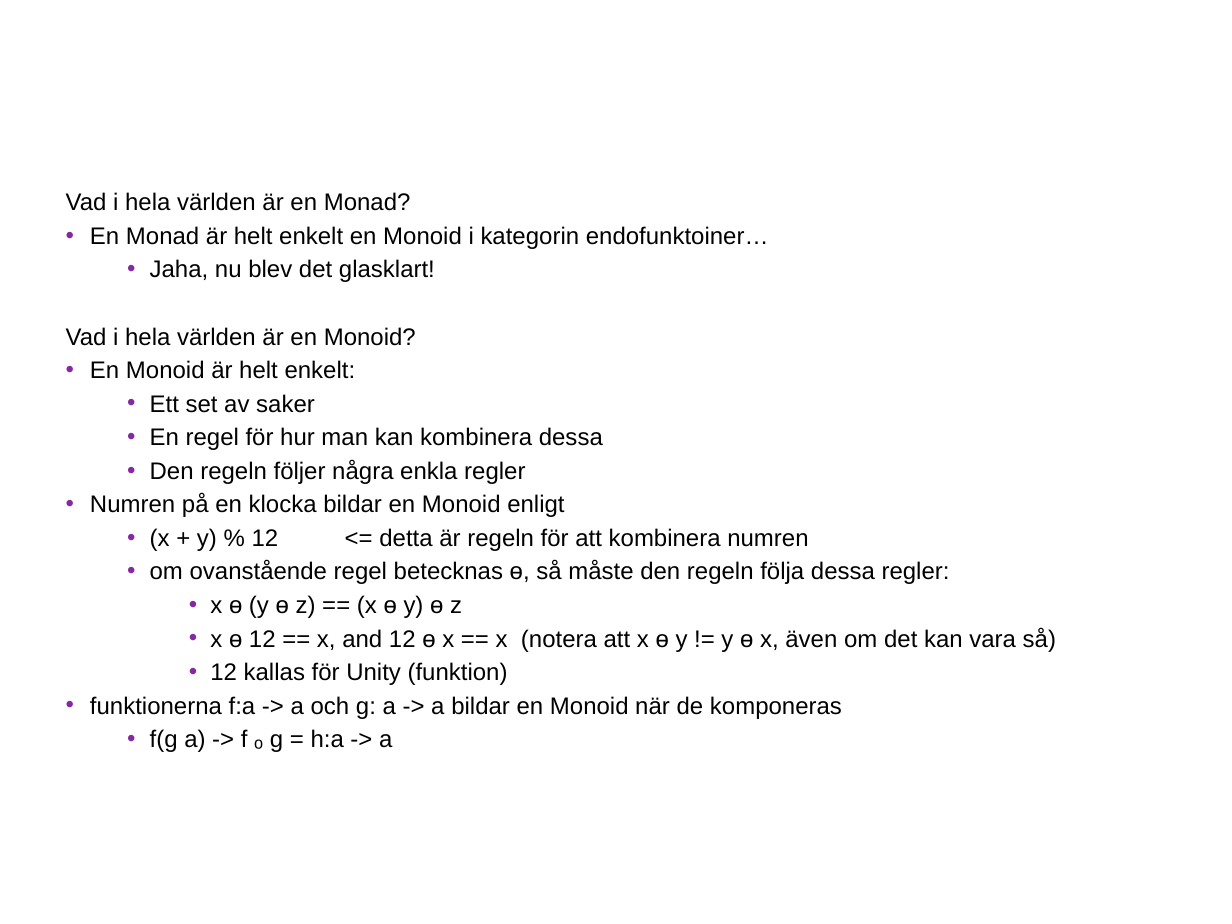
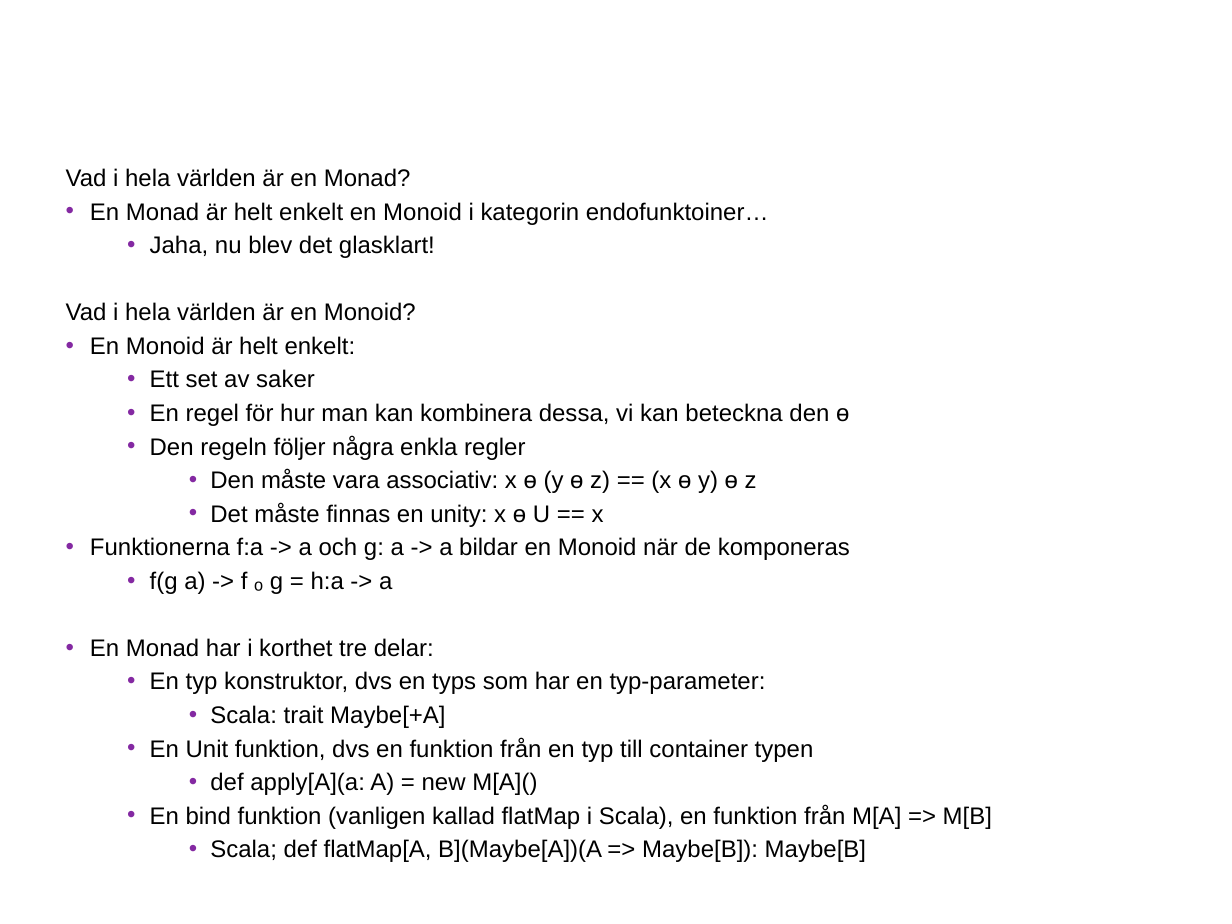
Before and after one commit to claesathiq/hiqscalaintermediate, a slide deck: slide 43 of doc/Scala intermediate.pptx. Drawn at 1232x924 pixels with LibreOffice and Linux fonts; fonts in the diff are those of the drawing; background and template pictures are left out. Boxes give left, top, right and bottom in pixels: in the first picture for what was removed or moved away, otherwise in the second. Text is boxed around its words. In the diff, an @@ line names an element or a change of style, - is before the commit and + after.

Commit message:
Added section about Monads

```diff
--- a/doc/Scala intermediate.pptx
+++ b/doc/Scala intermediate.pptx
@@ text "Vad i hela världen är ...": place and size @@
-text "Vad i hela världen är ..." at <box>66,192,1056,752</box>
+text "Vad i hela världen är ..." at <box>66,168,992,862</box>
@@ text at <box>150,403,849,426</box>: text changed @@
-  • En regel för hur man kan kombinera dessa
+  • En regel för hur man kan kombinera dessa, vi kan beteckna den ɵ
@@ text at <box>90,469,850,560</box>: text changed @@
-• Numren på en klocka bildar en Monoid enligt
-  • (x + y) % 12 <= detta är regeln för att kombinera numren
-  • om ovanstående regel betecknas ɵ, så måste den regeln följa dessa regler:
-    • x ɵ (y ɵ z) == (x ɵ y) ɵ z
-    • x ɵ 12 == x, and 12 ɵ x == x (notera att x ɵ y != y ɵ x, även om det kan vara så)
-    • 12 kallas för Unity (funktion)
-• funktionerna f:a -> a och g: a -> a bildar en Monoid när de komponeras
+    • Den måste vara associativ: x ɵ (y ɵ z) == (x ɵ y) ɵ z
+    • Det måste finnas en unity: x ɵ U == x
+• Funktionerna f:a -> a och g: a -> a bildar en Monoid när de komponeras
@@ text at <box>90,638,992,862</box>: paragraphs added @@
+• En Monad har i korthet tre delar:
+  • En typ konstruktor, dvs en typs som har en typ-parameter:
+    • Scala: trait Maybe[+A]
+  • En Unit funktion, dvs en funktion från en typ till container typen
+    • def apply[A](a: A) = new M[A]()
+  • En bind funktion (vanligen kallad flatMap i Scala), en funktion från M[A] => M[B]
+    • Scala; def flatMap[A, B](Maybe[A])(A => Maybe[B]): Maybe[B]
```
Also in this commit, not shown: 3 slides added, 1 other file.
